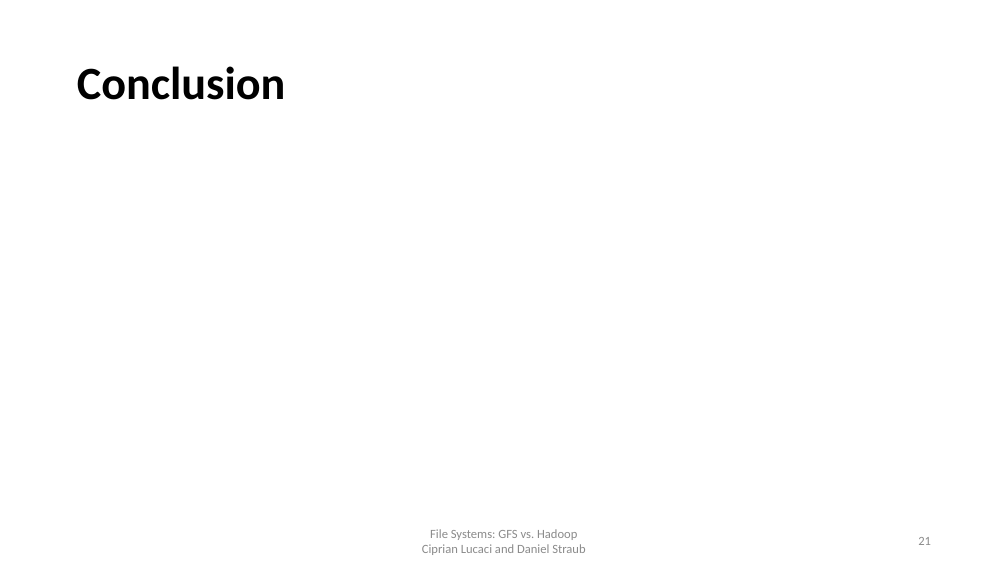
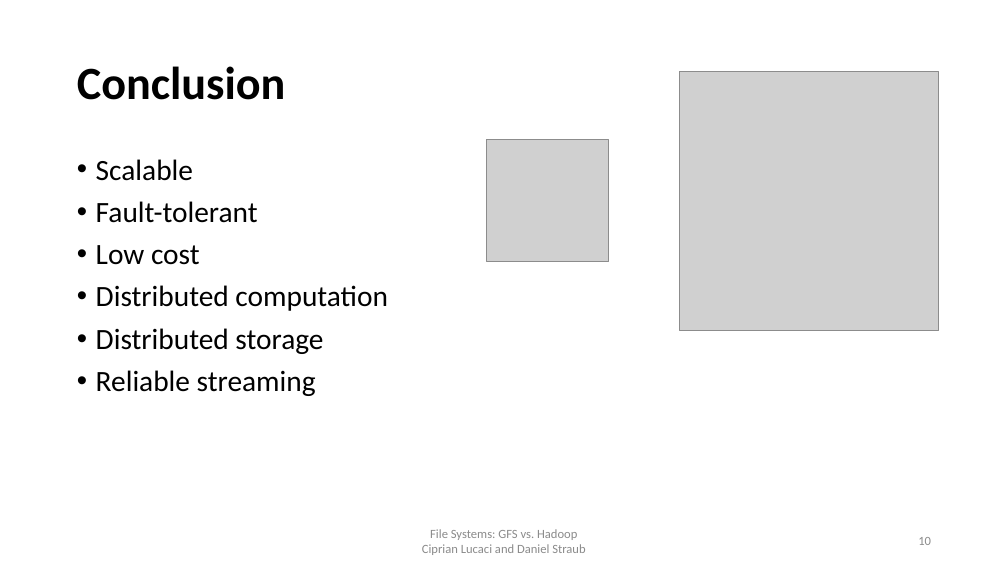
Before and after one commit to cipri7329/ss15-seminar, a slide deck: slide 10 of Presentation/DistributedFileSystems.pptx (slide 21 before the commit). Drawn at 1008x567 pixels with LibreOffice and Linux fonts; fonts in the diff are those of the drawing; grey boxes stand for pictures; background and template pictures are left out. Boxes give left, top, right and bottom in pixels: in the first picture for what was removed or moved away, otherwise in the second. Text is boxed around its words. In the diff, an @@ line names an element or a change of style, - is before the commit and + after.

```diff
--- a/Presentation/DistributedFileSystems.pptx
+++ b/Presentation/DistributedFileSystems.pptx
@@ picture added at (x1=680, y1=72, x2=939, y2=331) @@
@@ picture added at (x1=487, y1=140, x2=609, y2=262) @@
@@ text added at (x1=96, y1=159, x2=387, y2=396), 28 pt, text #000000 @@
+• Scalable
+• Fault-tolerant
+• Low cost
+• Distributed computation
+• Distributed storage
+• Reliable streaming
@@ page number at (x1=918, y1=537, x2=931, y2=545): text changed @@
-21
+10
```
Also in this commit, not shown: 7 other slides changed, 11 slides removed.
